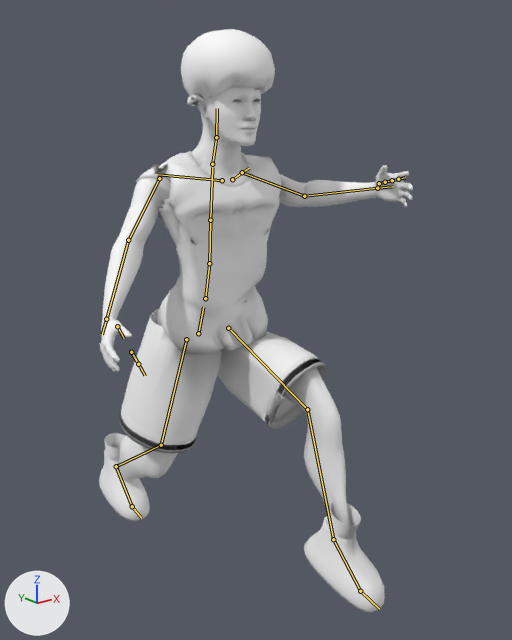
The Blender file scripts/athlete/source/lab-athlete-studio.blend, before and after one commit.
One viewpoint serves both versions: a 50 mm camera at (-1.27, -1.847, 1.493) aimed at (0.072, -0.169, 0.822). Lighting does not change. The marker at lower left points along +X, +Y and +Z. The first picture is the older version. Both versions are drawn at frame 12 of the action 'backpedal'; the numbers are the values there. The bones that change, and the others that lie on the model, are drawn over the model as lines.

Objects in the first picture: 'HAIR_afro', 'LOD0_athlete'.
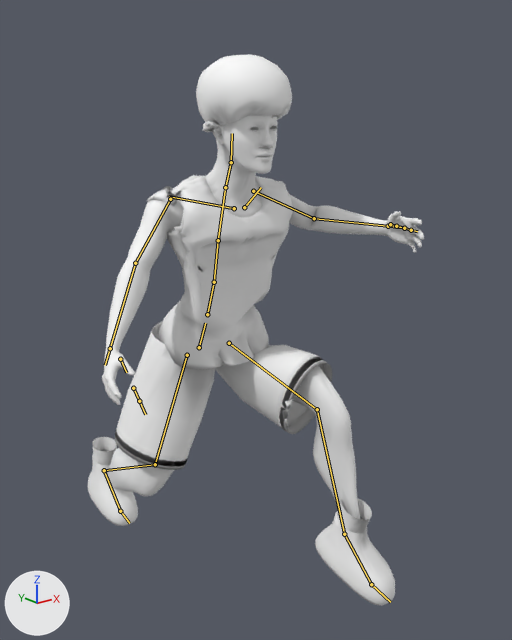
Diff of the bpy script that builds the scene:
```diff
--- a/scripts/athlete/source/lab-athlete-studio.blend.py
+++ b/scripts/athlete/source/lab-athlete-studio.blend.py
@@ bone_pelvis @@
 bone_pelvis = bpy.data.objects['CourtIQ_basketball_rig'].pose.bones['pelvis']  # child of 'root'
-bone_pelvis.location = (0.0, -0.176, 0.045)
-bone_pelvis.rotation_quaternion = (0.999, 0.031, 0.029, -0.008)  # degrees (4, 3, -1)
+bone_pelvis.location = (0.0, -0.225, 0.058)
+bone_pelvis.rotation_quaternion = (0.997, 0.067, 0.028, -0.009)  # degrees (8, 3, -1)
@@ bone_spine_01 @@
 bone_spine_01 = bpy.data.objects['CourtIQ_basketball_rig'].pose.bones['spine_01']  # child of 'pelvis'
-bone_spine_01.rotation_quaternion = (1.0, 0.012, -0.015, 0.004)  # degrees (1, -2, 0)
+bone_spine_01.rotation_quaternion = (1.0, 0.025, -0.014, 0.006)  # degrees (3, -2, 1)
@@ bone_spine_02 @@
 bone_spine_02 = bpy.data.objects['CourtIQ_basketball_rig'].pose.bones['spine_02']  # child of 'spine_01'
-bone_spine_02.rotation_quaternion = (1.0, 0.012, -0.015, 0.001)  # degrees (1, -2, 0)
+bone_spine_02.rotation_quaternion = (1.0, 0.025, -0.015, 0.003)  # degrees (3, -2, 0)
@@ bone_spine_03 @@
 bone_spine_03 = bpy.data.objects['CourtIQ_basketball_rig'].pose.bones['spine_03']  # child of 'spine_02'
-bone_spine_03.rotation_quaternion = (1.0, 0.015, -0.02, 0.002)  # degrees (2, -2, 0)
+bone_spine_03.rotation_quaternion = (0.999, 0.033, -0.02, 0.005)  # degrees (4, -2, 0)
@@ bone_neck_01 @@
 bone_neck_01 = bpy.data.objects['CourtIQ_basketball_rig'].pose.bones['neck_01']  # child of 'spine_03'
-bone_neck_01.rotation_quaternion = (1.0, -0.024, 0.01, -0.002)  # degrees (-3, 1, 0)
+bone_neck_01.rotation_quaternion = (0.999, -0.051, 0.01, -0.003)  # degrees (-6, 1, 0)
@@ bone_head @@
 bone_head = bpy.data.objects['CourtIQ_basketball_rig'].pose.bones['Head']  # child of 'neck_01'
-bone_head.rotation_quaternion = (0.999, -0.036, 0.015, 0.0)  # degrees (-4, 2, 0)
+bone_head.rotation_quaternion = (0.997, -0.076, 0.016, 0.001)  # degrees (-9, 2, 0)
@@ bone_thigh_l @@
 bone_thigh_l = bpy.data.objects['CourtIQ_basketball_rig'].pose.bones['thigh_l']  # child of 'pelvis'
-bone_thigh_l.rotation_quaternion = (0.842, -0.537, 0.0, -0.042)  # degrees (-65, -3, -4)
+bone_thigh_l.rotation_quaternion = (0.774, -0.629, 0.0, -0.069)  # degrees (-78, -5, -6)
@@ bone_calf_l @@
 bone_calf_l = bpy.data.objects['CourtIQ_basketball_rig'].pose.bones['calf_l']  # child of 'thigh_l'
-bone_calf_l.rotation_quaternion = (0.94, 0.339, 0.0, 0.042)  # degrees (40, -2, 5)
+bone_calf_l.rotation_quaternion = (0.9, 0.436, 0.0, 0.026)  # degrees (52, -1, 3)
@@ bone_foot_l @@
 bone_foot_l = bpy.data.objects['CourtIQ_basketball_rig'].pose.bones['foot_l']  # child of 'calf_l'
-bone_foot_l.rotation_quaternion = (0.943, 0.333, -0.01, -0.013)  # degrees (39, -1, -2)
+bone_foot_l.rotation_quaternion = (0.951, 0.308, -0.03, 0.027)  # degrees (36, -4, 2)
@@ bone_thigh_r @@
 bone_thigh_r = bpy.data.objects['CourtIQ_basketball_rig'].pose.bones['thigh_r']  # child of 'pelvis'
-bone_thigh_r.rotation_quaternion = (0.995, 0.066, 0.0, 0.079)  # degrees (8, -1, 9)
+bone_thigh_r.rotation_quaternion = (0.991, 0.001, 0.0, 0.134)  # degrees (0, 0, 15)
@@ bone_calf_r @@
 bone_calf_r = bpy.data.objects['CourtIQ_basketball_rig'].pose.bones['calf_r']  # child of 'thigh_r'
-bone_calf_r.rotation_quaternion = (0.934, 0.347, 0.0, -0.086)  # degrees (40, 3, -9)
+bone_calf_r.rotation_quaternion = (0.893, 0.437, 0.0, -0.108)  # degrees (52, 5, -11)
@@ bone_foot_r @@
 bone_foot_r = bpy.data.objects['CourtIQ_basketball_rig'].pose.bones['foot_r']  # child of 'calf_r'
-bone_foot_r.rotation_quaternion = (0.924, -0.38, 0.03, 0.008)  # degrees (-45, 4, 0)
+bone_foot_r.rotation_quaternion = (0.898, -0.438, 0.041, -0.033)  # degrees (-52, 3, -5)
```

Location of each change, (x1, y1, x2, y2) in pixels of the pictures (512 x 640 px):
'LOD0_athlete', posed (7% wider, 7% shorter)
    before: (99, 87, 413, 613)
    after: (87, 115, 424, 606)
'HAIR_afro', posed
    before: (181, 29, 275, 106)
    after: (196, 54, 292, 132)
bone 'pelvis', root to tip
    before: (198, 333) to (203, 307)
    after: (199, 347) to (205, 323)
bone 'spine_01', root to tip
    before: (205, 298) to (209, 263)
    after: (207, 314) to (214, 282)
bone 'spine_02', root to tip
    before: (209, 263) to (210, 220)
    after: (214, 282) to (218, 240)
bone 'spine_03', root to tip
    before: (210, 220) to (212, 167)
    after: (218, 240) to (225, 190)
bone 'neck_01', root to tip
    before: (212, 164) to (216, 137)
    after: (225, 187) to (231, 162)
bone 'Head', root to tip
    before: (216, 137) to (217, 108)
    after: (231, 162) to (232, 133)
bone 'thigh_l', root to tip
    before: (228, 328) to (307, 409)
    after: (229, 343) to (317, 409)
bone 'calf_l', root to tip
    before: (307, 409) to (333, 539)
    after: (317, 409) to (344, 534)
bone 'foot_l', root to tip
    before: (333, 539) to (360, 591)
    after: (344, 534) to (371, 584)
bone 'thigh_r', root to tip
    before: (186, 339) to (161, 445)
    after: (187, 355) to (155, 464)
bone 'calf_r', root to tip
    before: (161, 445) to (116, 466)
    after: (155, 464) to (104, 470)
bone 'foot_r', root to tip
    before: (116, 466) to (132, 506)
    after: (104, 470) to (120, 511)
